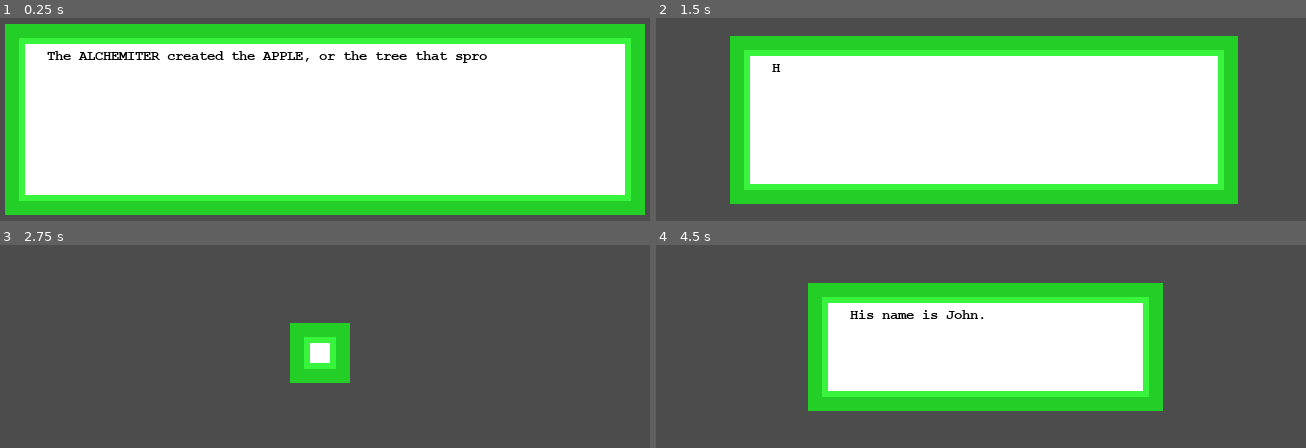
Above: before the commit, frames 1-4 (two rows, left to right).
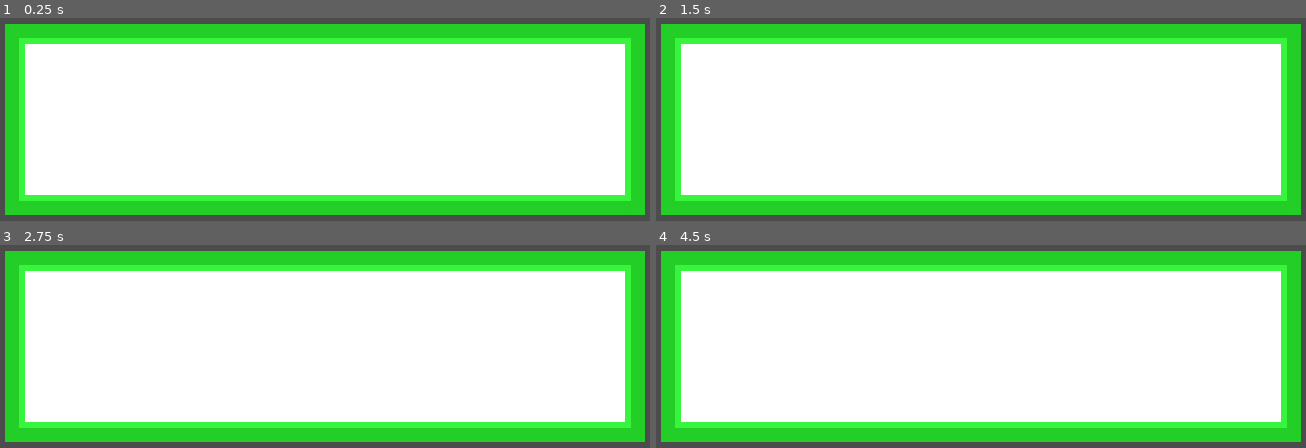
Above: after the commit, the same moments.

Repository: Sharkalien/Godot-YOU-THERE.-BOY.-Walkaround
Game: Godot game, scene res://UI/Dialog Box/Dialog_Player.tscn
The game is run twice, just before and just after one commit, with the same random seed, the same clock (stepped at 60 frames per second) and the same inputs. This scene is started directly instead of the project's main scene.
Inputs (mouse positions are in pixels of both pictures, inside the frame that each line leads up to):
- Up to frame 1 (0.25 s): no input
- Up to frame 2 (1.5 s): move the mouse to (outside the picture) at 0.52 s; hold Right (ui_right) 0.53-1.28 s; click (outside the picture) at 0.6 s; tap Enter at 1.25 s; move the mouse to (851, 50) at 1.27 s; hold Down (ui_down) from 1.28 s (still down); click (851, 50) at 1.35 s
- Up to frame 3 (2.75 s): move the mouse to (outside the picture) at 2.02 s; release Down (ui_down) at 2.03 s; hold Right (ui_right) from 2.03 s (still down); click (outside the picture) at 2.1 s
- Up to frame 4 (4.5 s): tap Space at 2.75, 4.25 s; move the mouse to (948, 344) at 2.77 s; release Right (ui_right) at 2.78 s; hold Up (ui_up) 2.78-3.53 s; click (948, 344) at 2.85 s; tap Enter at 3.5 s; move the mouse to (1176, 322) at 3.52 s; hold Left (ui_left) from 3.53 s (still down); click (1176, 322) at 3.6 s; move the mouse to (outside the picture) at 4.27 s; click (outside the picture) at 4.35 s

The runs differ from the first frame. In frame 1, 1.2% of the frame differs, in the area x 7-75%, y 16-23%; in frame 2, 45%; in frame 3, 92%, in the area x 0-100%, y 2-98%; in frame 4, 72%.

Commit message:
Dialog implemented (warps currently do nothing)

Diff:
--- a/Project/Global.gd
+++ b/Project/Global.gd
@@ -1,29 +1,40 @@
-extends Node
+extends Node2D
 
 export var hoverNodes = [];
 
 var playerNode;
 var cameraNode;
 var commandsNode;
+var dialogsNode;
 
 var mouseMove = true;
 var mouseHover = false;
+var dialogOpen = false;
 
 func _ready():
 	var root = get_tree().get_root().get_child(1);
 	playerNode = root.get_node("Player");
 	cameraNode = root.get_node("Camera2D");
 	commandsNode = root.get_node_or_null("UI/Commands");
+	dialogsNode = root.get_node_or_null("UI/Dialogs");
 
 func _process(_delta):
-	if (hoverNodes.size() > 0 && mouseHover == false):
+	if (hoverNodes.size() > 0 && mouseHover == false && !dialogOpen):
 		mouseHover = true;
-		mouseMove = false;
 		Input.set_custom_mouse_cursor(load("res://UI/cursor_select.png"),Input.CURSOR_ARROW,Vector2(14, 0))
-	elif (hoverNodes.size() == 0 && mouseHover == true):
+	elif (dialogOpen || (hoverNodes.size() == 0 && mouseHover == true)):
 		mouseHover = false;
-		mouseMove = true;
 		Input.set_custom_mouse_cursor(load("res://UI/cursor.png"))
+
+	dialogOpen = false;
+	if (dialogsNode):
+		var cTrans = get_canvas_transform()
+		var pos = -cTrans.get_origin() / cTrans.get_scale()
+		dialogsNode.global_position = pos;
+		if (dialogsNode.get_child_count() > 0):
+			dialogOpen = true;
+
+	mouseMove = !mouseHover && !dialogOpen;
 
 func remove_commands():
 	if (commandsNode):
--- a/Project/Rooms/Balcony/Balcony.tscn
+++ b/Project/Rooms/Balcony/Balcony.tscn
@@ -41,6 +41,10 @@
 script = ExtResource( 6 )
 command = "> Hello world!"
 width = 200
+dialogOrScene = "Testing testing 123 eat my assssss
+
+aaaaaaaaaaaaaaaaa
+super FUCKING mario"
 
 [node name="CollisionPolygon2D" type="CollisionPolygon2D" parent="Alchemiter/AlchemiterArea2D"]
 polygon = PoolVector2Array( 425, 288, 798, 99, 798, 2, 648, -72, 645, -113.148, 622, -145.148, 568, -182.148, 496, -203 …(653 unchanged characters)…
@@ -65,6 +69,8 @@
 
 [node name="Commands" type="Node2D" parent="UI"]
 
+[node name="Dialogs" type="Node2D" parent="UI"]
+
 [node name="Camera2D" type="Camera2D" parent="."]
 position = Vector2( 295, 240 )
 current = true
--- a/Project/Rooms/Balcony/Interactable.gd
+++ b/Project/Rooms/Balcony/Interactable.gd
@@ -2,6 +2,9 @@
 
 export var command = "";
 export var width = 552;
+
+export var isWarp = false;
+export (String, MULTILINE) var dialogOrScene = "";
 
 var commandBox = load("res://UI/Command Box/Command_Player.tscn")
 
@@ -15,7 +18,7 @@
 	Global.hoverNodes.erase(self);
 
 func _on_input_event(viewport, event, _shape_idx):
-	if (Global.commandsNode && event is InputEventMouseButton && event.button_index == 1 && event.pressed == true):
+	if (Global.commandsNode && !Global.dialogOpen && event is InputEventMouseButton && event.button_index == 1 && event.pressed == true):
 		var commandBoxInstance = commandBox.instance();
 		Global.remove_commands();
 		Global.commandsNode.add_child(commandBoxInstance);
@@ -29,3 +32,5 @@
 		commandBoxInstance.command = command;
 		commandBoxInstance.get_node("CommandBox").rect_size.x = width;
 		commandBoxInstance.get_node("CommandBox/NinePatchRect/MarginContainer/RichTextLabel").bbcode_text = command;
+		commandBoxInstance.isWarp = isWarp;
+		commandBoxInstance.dialogOrScene = dialogOrScene;
--- a/Project/UI/Command Box/Command_Player.gd
+++ b/Project/UI/Command Box/Command_Player.gd
@@ -7,12 +7,17 @@
 var timer = 0;
 var color = "#ffffff"
 
+var isWarp = false;
+var dialogOrScene = "";
+
+var dialogBox = load("res://UI/Dialog Box/Dialog_Player.tscn")
+
 func _ready():
 	label = get_node("CommandBox/NinePatchRect/MarginContainer/RichTextLabel");
 
 func _process(_delta):
 	typed = command.left(timer);
-	if (timer < command.length()):
+	if (timer < command.length() + 2):
 		timer += 2;
 	label.bbcode_text = "[color=" + color + "]" + typed + "[/color]";
 
@@ -27,5 +32,12 @@
 func _exit_tree():
 	Global.hoverNodes.erase(self);
 
-func _on_gui_input(_event):
-	pass;
+func _on_gui_input(event):
+	if (event is InputEventMouseButton && event.button_index == 1 && event.pressed == true):
+		Global.remove_commands();
+		if (isWarp):
+			pass;
+		else:
+			var dialogBoxInstance = dialogBox.instance();
+			Global.dialogsNode.add_child(dialogBoxInstance);
+			dialogBoxInstance.dialog = dialogOrScene;
--- a/Project/UI/Dialog Box/DialogBox.gd
+++ /dev/null
@@ -1,33 +0,0 @@
-extends Control
-
-var dialog = [
-	'The ALCHEMITER created the APPLE, or the tree that sprouted it rather, right on time to save you from destruction. You\'re not sure if you can say the same for your neighborhood though.\n\nYou wonder what happened to your DAD?',
-	'...\n\nWhat?',
-	'His name is John.'
-]
-
-var dialog_index = 0
-var finished = false
-
-func _ready():
-	load_dialog()
-
-func _process(_delta):
-	if Input.is_action_just_pressed("click"):
-		load_dialog()
-
-func load_dialog():
-	if dialog_index < dialog.size():
-		$Body_NinePatchRect/AnimationPlayer.play("Open")
-		$Body_NinePatchRect/MarginContainer/RichTextLabel.bbcode_text = dialog[dialog_index]
-		$Body_NinePatchRect/MarginContainer/RichTextLabel.percent_visible = 0
-		$Body_NinePatchRect/MarginContainer/RichTextLabel/Tween.interpolate_property(
-			$Body_NinePatchRect/MarginContainer/RichTextLabel, "percent_visible", 0, 1, 1,
-			Tween.TRANS_LINEAR, Tween.EASE_IN_OUT
-		)
-		$Body_NinePatchRect/MarginContainer/RichTextLabel/Tween.start()
-	else:
-		$Body_NinePatchRect/AnimationPlayer.play_backwards("Open")
-		yield()
-		queue_free()
-	dialog_index += 1
--- /dev/null
+++ b/Project/UI/Dialog Box/Dialog_Player.gd
@@ -0,0 +1,29 @@
+extends Node2D
+
+var label;
+var animPlayer;
+
+var dialog = "";
+var typed = "";
+var timer = 0;
+
+var closing = false;
+
+func _ready():
+	label = get_node("DialogBox/Body_NinePatchRect/MarginContainer/RichTextLabel");
+	animPlayer = get_node("DialogBox/Body_NinePatchRect/AnimationPlayer");
+	animPlayer.play("Open")
+
+func _process(_delta):
+	typed = dialog.left(timer);
+	if (timer < dialog.length() + 2 && !closing):
+		timer += 2;
+		label.bbcode_text = typed + "";
+	if Input.is_action_just_pressed("click") && timer > 10:
+		animPlayer.play_backwards("Open");
+		label.bbcode_text = "";
+		closing = true;
+
+func _on_animation_finished(_anim):
+	if (closing):
+		queue_free();
--- a/Project/UI/Dialog Box/Dialog_Player.tscn
+++ b/Project/UI/Dialog Box/Dialog_Player.tscn
@@ -2,7 +2,7 @@
 
 [ext_resource path="res://UI/Dialog Box/9patch_dialog.png" type="Texture" id=1]
 [ext_resource path="res://UI/Dialog Box/courbd.ttf" type="DynamicFontData" id=2]
-[ext_resource path="res://UI/Dialog Box/DialogBox.gd" type="Script" id=3]
+[ext_resource path="res://UI/Dialog Box/Dialog_Player.gd" type="Script" id=3]
 
 [sub_resource type="DynamicFont" id=1]
 size = 14
@@ -98,16 +98,10 @@
 custom_fonts/normal_font = SubResource( 1 )
 custom_colors/default_color = Color( 0, 0, 0, 1 )
 bbcode_enabled = true
-bbcode_text = "The ALCHEMITER created the APPLE, or the tree that sprouted it rather, right on time to save you from destruction. You're not sure if you can say the same for your neighborhood though.
-
-You wonder what happened to your DAD?"
-text = "The ALCHEMITER created the APPLE, or the tree that sprouted it rather, right on time to save you from destruction. You're not sure if you can say the same for your neighborhood though.
-
-You wonder what happened to your DAD?"
 scroll_active = false
-
-[node name="Tween" type="Tween" parent="DialogBox/Body_NinePatchRect/MarginContainer/RichTextLabel"]
 
 [node name="AnimationPlayer" type="AnimationPlayer" parent="DialogBox/Body_NinePatchRect"]
 autoplay = "Open"
 anims/Open = SubResource( 2 )
+
+[connection signal="animation_finished" from="DialogBox/Body_NinePatchRect/AnimationPlayer" to="." method="_on_animation_finished"]
Not shown: 1 places in Project/UI/Dialog Box/Dialog_Player.tscn that only renumber resources
